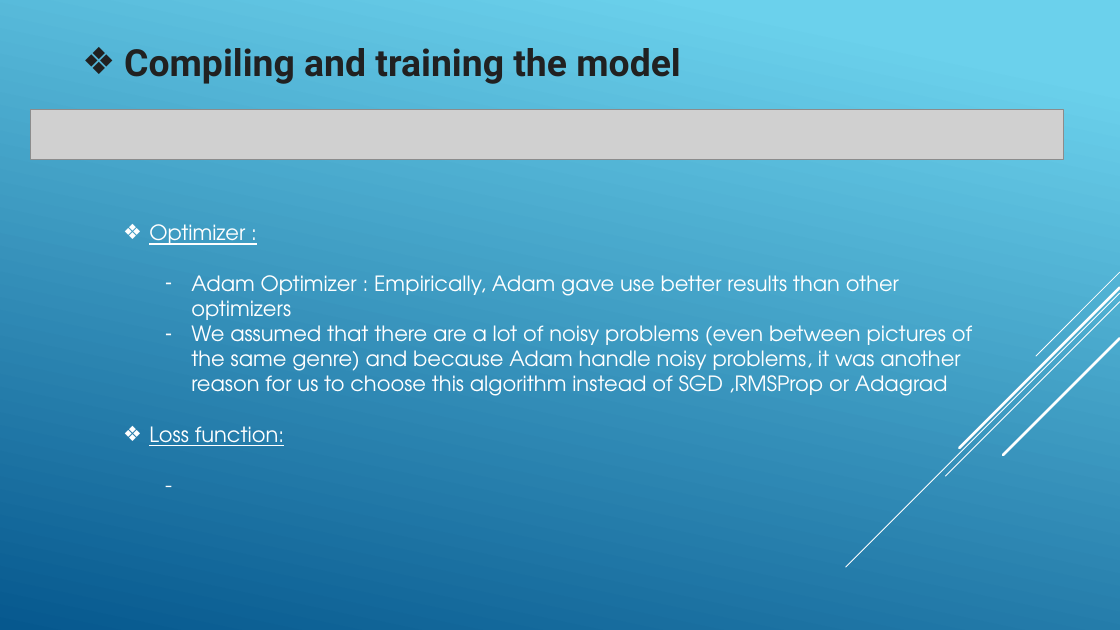
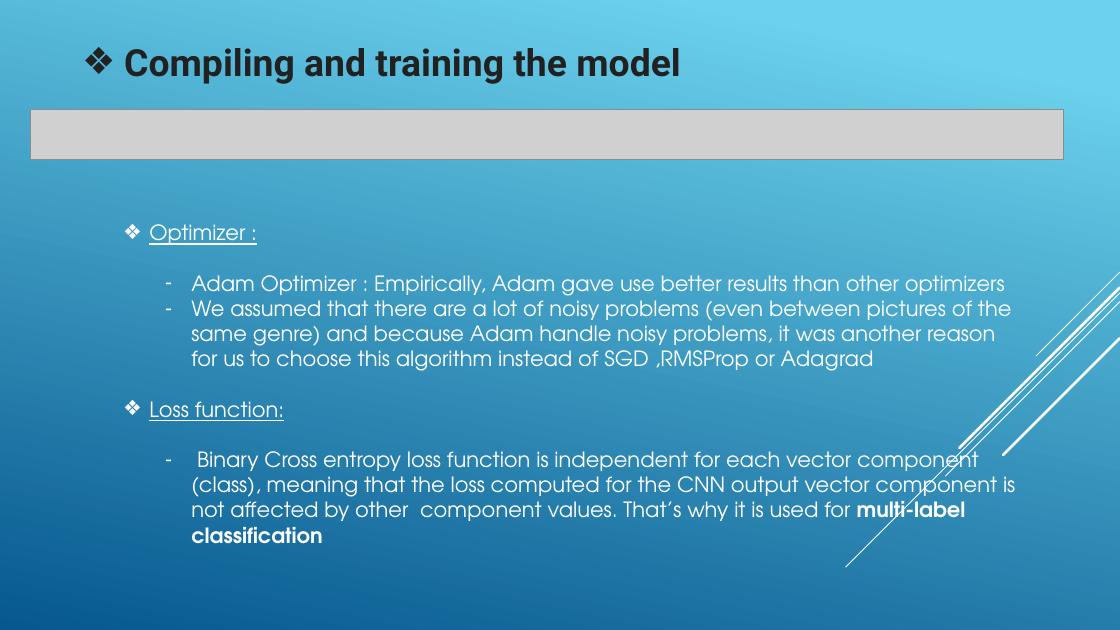
Before and after one commit to jordantangy/MoviePosterClassification-CNN, a slide deck: slide 18 of Slide Show.pptx. Drawn at 1120x630 pixels with LibreOffice and Linux fonts; fonts in the diff are those of the drawing; grey boxes stand for pictures. Boxes give left, top, right and bottom in pixels: in the first picture for what was removed or moved away, otherwise in the second. Text is boxed around its words. In the diff, an @@ line names an element or a change of style, - is before the commit and + after.

```diff
--- a/Slide Show.pptx
+++ b/Slide Show.pptx
@@ text at box(191, 445, 1015, 544): text changed @@
--
+  – Binary Cross entropy loss function is independent for each vector component (class), meaning that the loss computed for the CNN output vector component is not affected by other component values. That’s why it is used for multi-label classification
```
Also in this commit, not shown: 2 other slides changed, 1 slide added, 3 other files.
